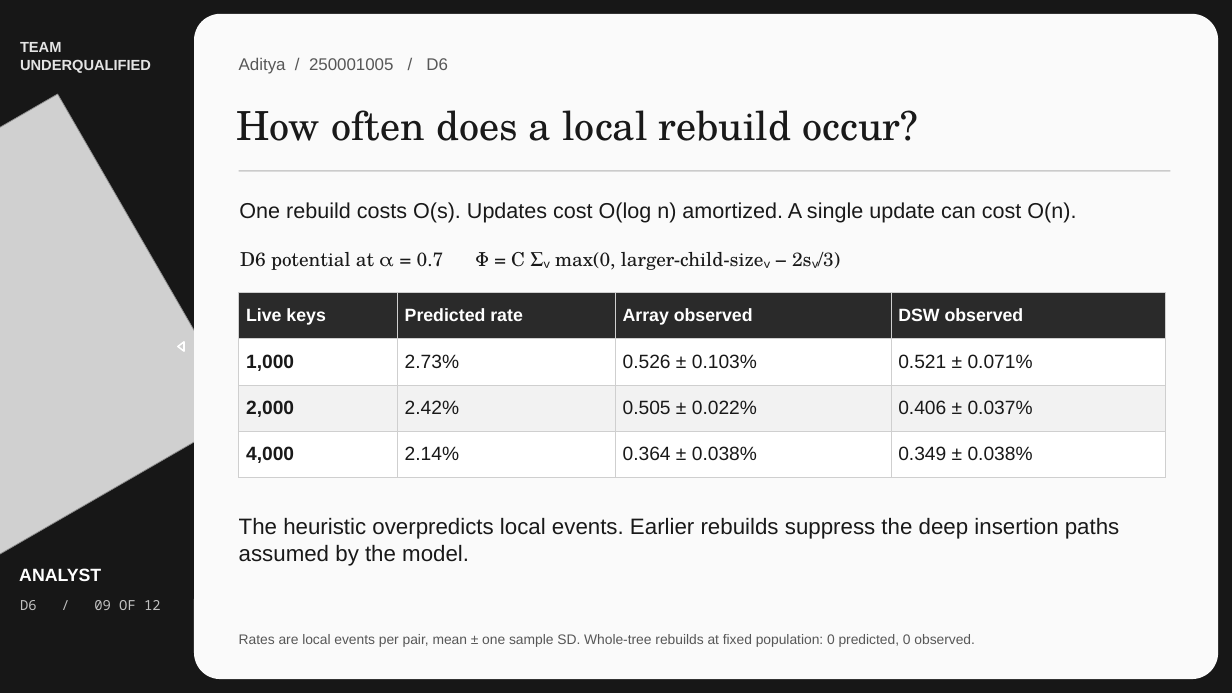
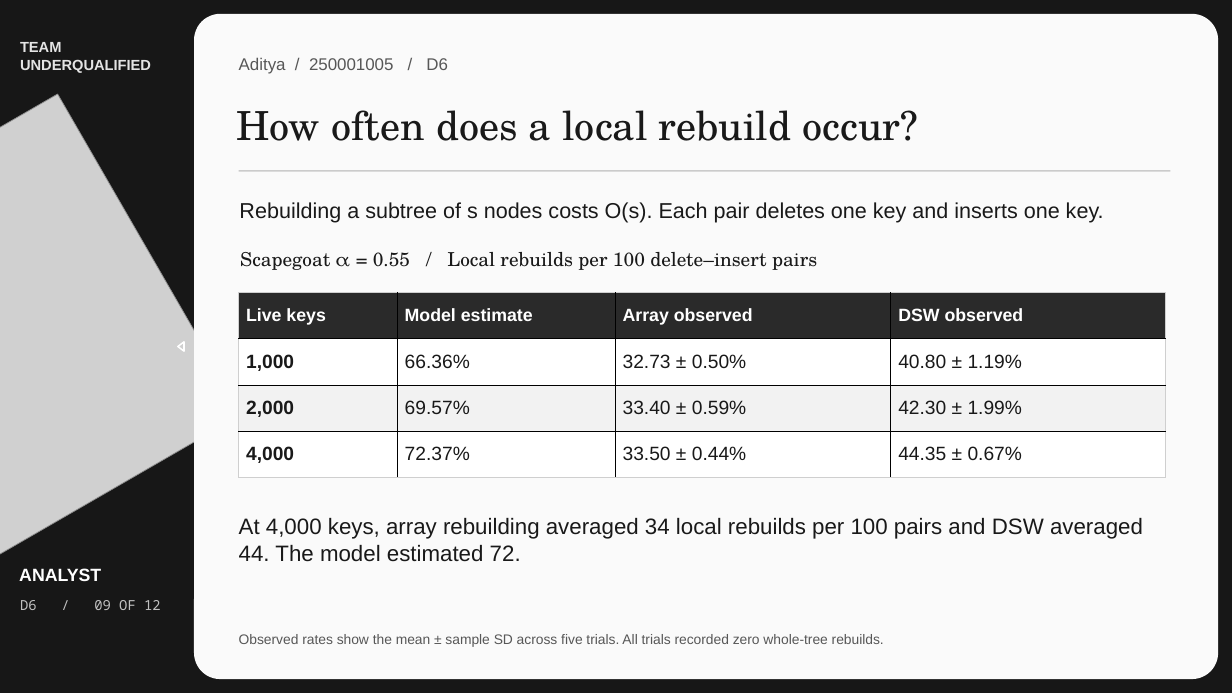
Before and after one commit to MayankMoyal/DSA-Project, a slide deck: slide 9 of docs/slides/slides.pptx. Drawn at 1232x693 pixels with LibreOffice and Linux fonts; fonts in the diff are those of the drawing; grey boxes stand for pictures. Boxes give left, top, right and bottom in pixels: in the first picture for what was removed or moved away, otherwise in the second. Text is boxed around its words. In the diff, an @@ line names an element or a change of style, - is before the commit and + after.

```diff
--- a/docs/slides/slides.pptx
+++ b/docs/slides/slides.pptx
@@ text at [239,202,1104,223]: text changed @@
-One rebuild costs O(s). Updates cost O(log n) amortized. A single update can cost O(n).
+Rebuilding a subtree of s nodes costs O(s). Each pair deletes one key and inserts one key.
@@ text at [240,252,817,270]: text changed @@
-D6 potential at α = 0.7 Φ = C Σᵥ max(0, larger-child-sizeᵥ − 2sᵥ/3)
+Scapegoat α = 0.55 / Local rebuilds per 100 delete–insert pairs
@@ table at [239,293,1166,477] @@
-row 1, column 2: Predicted rate
+row 1, column 2: Model estimate
-row 2: 1,000 | 2.73% | 0.526 ± 0.103% | 0.521 ± 0.071%
+row 2: 1,000 | 66.36% | 32.73 ± 0.50% | 40.80 ± 1.19%
-row 3: 2,000 | 2.42% | 0.505 ± 0.022% | 0.406 ± 0.037%
+row 3: 2,000 | 69.57% | 33.40 ± 0.59% | 42.30 ± 1.99%
-row 4: 4,000 | 2.14% | 0.364 ± 0.038% | 0.349 ± 0.038%
+row 4: 4,000 | 72.37% | 33.50 ± 0.44% | 44.35 ± 0.67%
@@ borders changed @@
@@ text at [239,518,1143,562]: text changed @@
-The heuristic overpredicts local events. Earlier rebuilds suppress the deep insertion paths assumed by the model.
+At 4,000 keys, array rebuilding averaged 34 local rebuilds per 100 pairs and DSW averaged 44. The model estimated 72.
@@ text at [239,634,884,647]: text changed @@
-Rates are local events per pair, mean ± one sample SD. Whole-tree rebuilds at fixed population: 0 predicted, 0 observed.
+Observed rates show the mean ± sample SD across five trials. All trials recorded zero whole-tree rebuilds.
```
Also in this commit, not shown: 4 other slides changed.
